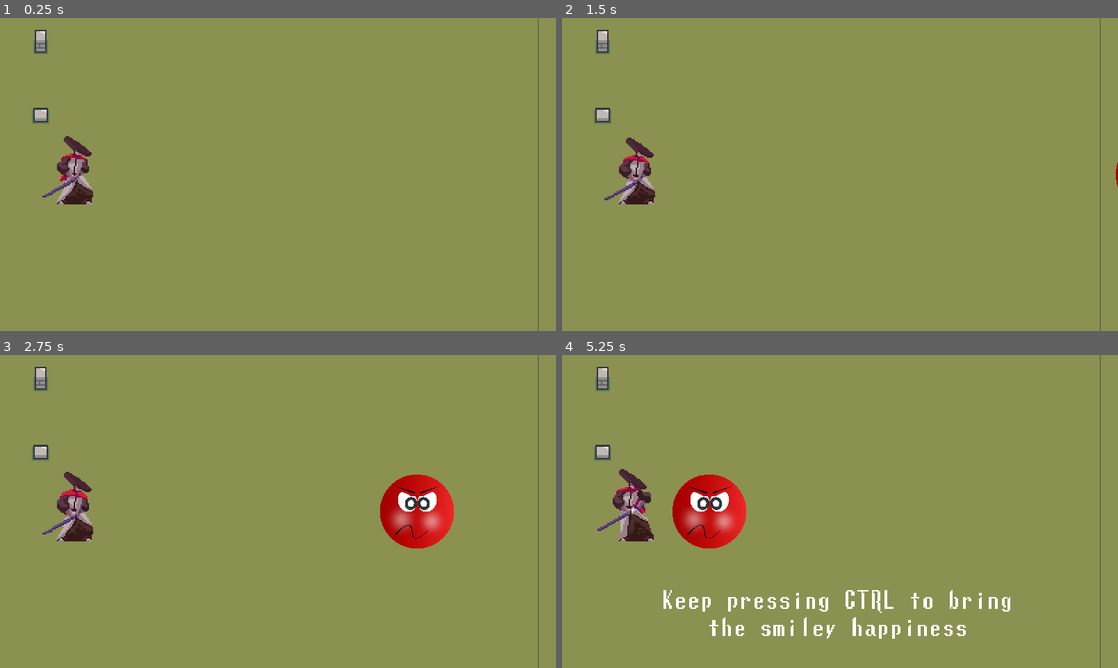
Above: before the commit, frames 1-4 (two rows, left to right).
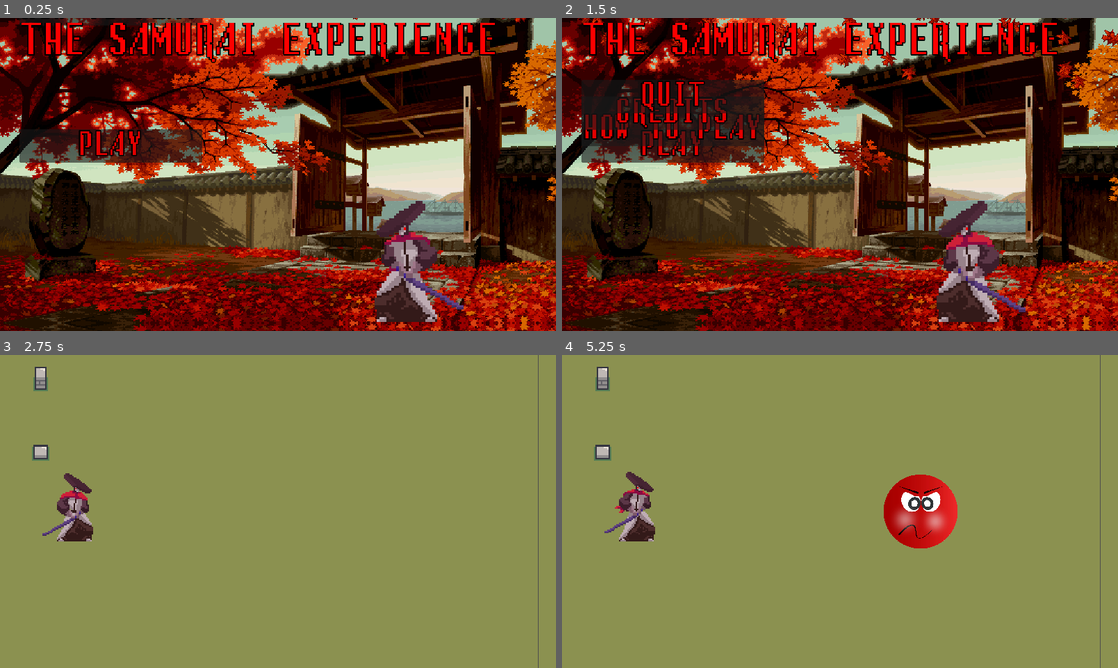
Above: after the commit, the same moments.

Repository: NemoDacremont/vampire_le_survivant
Game: Godot game, scene res://src/main_menu/main_menu.tscn
The game is run twice, just before and just after one commit, with the same random seed, the same clock (stepped at 60 frames per second) and the same inputs. Before the commit the project starts from res://src/maps/first_map/map.tscn.
Inputs (mouse positions are in pixels of both pictures, inside the frame that each line leads up to):
- Up to frame 1 (0.25 s): no input
- Up to frame 2 (1.5 s): click (673, 33) at 0.5 s, where only the run after the commit has a clickable "HOW TO PLAY"; click (673, 64) at 1.25 s, where only the run after the commit has a clickable "CREDITS"
- Up to frame 3 (2.75 s): click (111, 483) at 2 s, where only the run after the commit has a clickable "PLAY"
- Up to frame 4 (5.25 s): hold D (move_right) 2.78-3.53 s; tap K (fireball) at 2.85, 4.35 s; hold S (move_down) 3.53-4.28 s; tap Ctrl (segway) at 3.6, 5.1 s; hold D (move_right) 4.28-5.03 s; hold W (move_up) from 5.03 s (still down)

The runs differ from the first frame. In frame 1, 99% of the frame differs, in the area x 0-100%, y 0-100%; in frame 2, 99%; in frame 3, 2.8%; in frame 4, 7.4%.

Commit message:
Update menu (HTP + Credits)

Diff:
--- a/project.godot
+++ b/project.godot
@@ -11,7 +11,7 @@
 [application]
 
 config/name="vampire_le_survivant"
-run/main_scene="res://src/maps/first_map/map.tscn"
+run/main_scene="res://src/main_menu/main_menu.tscn"
 config/features=PackedStringArray("4.2", "Forward Plus")
 run/flush_stdout_on_print.debug=false
 boot_splash/bg_color=Color(0.141176, 0.141176, 0.141176, 1)
--- /dev/null
+++ b/src/main_menu/how_to_play_menu.gd
@@ -0,0 +1,12 @@
+extends CanvasLayer
+
+
+func _ready():
+	$AnimatedSprite2D.play("attack")
+
+func _process(_delta):
+	if $AnimatedSprite2D.frame == 9:
+		$AnimatedSprite2D.play("default")
+
+func _on_quit_pressed():
+	get_tree().change_scene_to_file("res://src/main_menu/main_menu.tscn")
--- /dev/null
+++ b/src/main_menu/how_to_play_menu.tscn
@@ -0,0 +1,234 @@
+[gd_scene load_steps=23 format=3 uid="uid://bt5vt54v7wxd4"]
+
+[ext_resource type="Texture2D" uid="uid://eklidgjid8j2" path="res://assets/main_menu/background_main_menu_alone.png" id="1_366b2"]
+[ext_resource type="Script" path="res://src/main_menu/how_to_play_menu.gd" id="1_cr3wr"]
+[ext_resource type="Texture2D" uid="uid://d2b3h1tojukgn" path="res://assets/main_menu/maple_leaf.png" id="2_p0gre"]
+[ext_resource type="Texture2D" uid="uid://d3xbi4sn06vy7" path="res://assets/Martial Hero/Sprites/Idle.png" id="3_8lp1q"]
+[ext_resource type="Texture2D" uid="uid://b4y3d73uykjbq" path="res://assets/Martial Hero/Sprites/Attack1.png" id="4_p0x2t"]
+[ext_resource type="FontFile" uid="uid://df1jyk2ulwlhf" path="res://assets/lunchds.ttf" id="6_i1kgg"]
+
+[sub_resource type="ParticleProcessMaterial" id="ParticleProcessMaterial_awobn"]
+particle_flag_disable_z = true
+emission_shape_offset = Vector3(600, 0, 0)
+emission_shape = 3
+emission_box_extents = Vector3(700, 10, 0)
+angle_max = 242.7
+direction = Vector3(0, 1, 0)
+initial_velocity_min = 22.47
+initial_velocity_max = 22.47
+gravity = Vector3(0, 98, 0)
+
+[sub_resource type="AtlasTexture" id="AtlasTexture_4n3m0"]
+atlas = ExtResource("4_p0x2t")
+region = Rect2(0, 0, 200, 200)
+
+[sub_resource type="AtlasTexture" id="AtlasTexture_hnqry"]
+atlas = ExtResource("4_p0x2t")
+region = Rect2(200, 0, 200, 200)
+
+[sub_resource type="AtlasTexture" id="AtlasTexture_aulsd"]
+atlas = ExtResource("4_p0x2t")
+region = Rect2(400, 0, 200, 200)
+
+[sub_resource type="AtlasTexture" id="AtlasTexture_fb5wc"]
+atlas = ExtResource("4_p0x2t")
+region = Rect2(600, 0, 200, 200)
+
+[sub_resource type="AtlasTexture" id="AtlasTexture_deq0a"]
+atlas = ExtResource("4_p0x2t")
+region = Rect2(800, 0, 200, 200)
+
+[sub_resource type="AtlasTexture" id="AtlasTexture_mocu8"]
+atlas = ExtResource("4_p0x2t")
+region = Rect2(1000, 0, 200, 200)
+
+[sub_resource type="AtlasTexture" id="AtlasTexture_t706j"]
+atlas = ExtResource("3_8lp1q")
+region = Rect2(0, 0, 200, 200)
+
+[sub_resource type="AtlasTexture" id="AtlasTexture_xtidt"]
+atlas = ExtResource("3_8lp1q")
+region = Rect2(200, 0, 200, 200)
+
+[sub_resource type="AtlasTexture" id="AtlasTexture_ppbex"]
+atlas = ExtResource("3_8lp1q")
+region = Rect2(400, 0, 200, 200)
+
+[sub_resource type="AtlasTexture" id="AtlasTexture_oap6f"]
+atlas = ExtResource("3_8lp1q")
+region = Rect2(600, 0, 200, 200)
+
+[sub_resource type="AtlasTexture" id="AtlasTexture_pcqkc"]
+atlas = ExtResource("3_8lp1q")
+region = Rect2(800, 0, 200, 200)
+
+[sub_resource type="AtlasTexture" id="AtlasTexture_vlud4"]
+atlas = ExtResource("3_8lp1q")
+region = Rect2(1000, 0, 200, 200)
+
+[sub_resource type="AtlasTexture" id="AtlasTexture_p4wcu"]
+atlas = ExtResource("3_8lp1q")
+region = Rect2(1200, 0, 200, 200)
+
+[sub_resource type="AtlasTexture" id="AtlasTexture_5tky2"]
+atlas = ExtResource("3_8lp1q")
+region = Rect2(1400, 0, 200, 200)
+
+[sub_resource type="SpriteFrames" id="SpriteFrames_f8ea3"]
+animations = [{
+"frames": [{
+"duration": 1.0,
+"texture": SubResource("AtlasTexture_4n3m0")
+}, {
+"duration": 1.0,
+"texture": SubResource("AtlasTexture_hnqry")
+}, {
+"duration": 1.0,
+"texture": SubResource("AtlasTexture_aulsd")
+}, {
+"duration": 1.0,
+"texture": SubResource("AtlasTexture_fb5wc")
+}, {
+"duration": 1.0,
+"texture": SubResource("AtlasTexture_deq0a")
+}, {
+"duration": 1.0,
+"texture": SubResource("AtlasTexture_mocu8")
+}, {
+"duration": 1.0,
+"texture": SubResource("AtlasTexture_fb5wc")
+}, {
+"duration": 1.0,
+"texture": SubResource("AtlasTexture_aulsd")
+}, {
+"duration": 1.0,
+"texture": SubResource("AtlasTexture_hnqry")
+}, {
+"duration": 1.0,
+"texture": SubResource("AtlasTexture_4n3m0")
+}],
+"loop": false,
+"name": &"attack",
+"speed": 5.0
+}, {
+"frames": [{
+"duration": 1.0,
+"texture": SubResource("AtlasTexture_t706j")
+}, {
+"duration": 1.0,
+"texture": SubResource("AtlasTexture_xtidt")
+}, {
+"duration": 1.0,
+"texture": SubResource("AtlasTexture_ppbex")
+}, {
+"duration": 1.0,
+"texture": SubResource("AtlasTexture_oap6f")
+}, {
+"duration": 1.0,
+"texture": SubResource("AtlasTexture_pcqkc")
+}, {
+"duration": 1.0,
+"texture": SubResource("AtlasTexture_vlud4")
+}, {
+"duration": 1.0,
+"texture": SubResource("AtlasTexture_p4wcu")
+}, {
+"duration": 1.0,
+"texture": SubResource("AtlasTexture_5tky2")
+}],
+"loop": true,
+"name": &"default",
+"speed": 8.0
+}]
+
+[node name="HowToPlayMenu" type="CanvasLayer"]
+script = ExtResource("1_cr3wr")
+
+[node name="Background" type="Sprite2D" parent="."]
+position = Vector2(576, 289)
+scale = Vector2(0.6, 0.6)
+texture = ExtResource("1_366b2")
+
+[node name="GPUParticles2D" type="GPUParticles2D" parent="."]
+amount = 100
+process_material = SubResource("ParticleProcessMaterial_awobn")
+texture = ExtResource("2_p0gre")
+lifetime = 4.0
+
+[node name="AnimatedSprite2D" type="AnimatedSprite2D" parent="."]
+position = Vector2(841, 519)
+scale = Vector2(5, 5)
+sprite_frames = SubResource("SpriteFrames_f8ea3")
+animation = &"attack"
+autoplay = "default"
+flip_h = true
+
+[node name="VBoxContainer" type="VBoxContainer" parent="."]
+offset_left = 89.0
+offset_top = 27.0
+offset_right = 889.0
+offset_bottom = 127.0
+
+[node name="RichTextLabel" type="RichTextLabel" parent="VBoxContainer"]
+layout_mode = 2
+size_flags_vertical = 3
+theme_override_colors/default_color = Color(1, 0, 0, 1)
+theme_override_colors/font_outline_color = Color(0, 0, 0, 1)
+theme_override_constants/outline_size = 10
+theme_override_fonts/normal_font = ExtResource("6_i1kgg")
+theme_override_font_sizes/normal_font_size = 60
+text = "HOW TO PLAY"
+
+[node name="VBoxContainer2" type="VBoxContainer" parent="."]
+offset_left = 58.0
+offset_top = 344.0
+offset_right = 370.0
+offset_bottom = 632.0
+
+[node name="RichTextLabel" type="RichTextLabel" parent="VBoxContainer2"]
+layout_mode = 2
+size_flags_vertical = 3
+theme_override_colors/default_color = Color(1, 0, 0, 1)
+theme_override_colors/font_outline_color = Color(0, 0, 0, 1)
+theme_override_constants/outline_size = 5
+theme_override_fonts/normal_font = ExtResource("6_i1kgg")
+theme_override_font_sizes/normal_font_size = 30
+text = "- Use WASD/ZQSD to move "
+
+[node name="RichTextLabel2" type="RichTextLabel" parent="VBoxContainer2"]
+layout_mode = 2
+size_flags_vertical = 3
+theme_override_colors/default_color = Color(1, 0, 0, 1)
+theme_override_colors/font_outline_color = Color(0, 0, 0, 1)
+theme_override_constants/outline_size = 5
+theme_override_fonts/normal_font = ExtResource("6_i1kgg")
+theme_override_font_sizes/normal_font_size = 30
+text = "- Hold Ctrl to attack"
+
+[node name="RichTextLabel3" type="RichTextLabel" parent="VBoxContainer2"]
+layout_mode = 2
+size_flags_vertical = 3
+theme_override_colors/default_color = Color(1, 0, 0, 1)
+theme_override_colors/font_outline_color = Color(0, 0, 0, 1)
+theme_override_constants/outline_size = 5
+theme_override_fonts/normal_font = ExtResource("6_i1kgg")
+theme_override_font_sizes/normal_font_size = 30
+text = "- Left Click on an upgrade to choose it "
+
+[node name="VBoxContainer3" type="VBoxContainer" parent="."]
+offset_left = 970.0
+offset_top = 534.0
+offset_right = 1131.0
+offset_bottom = 625.0
+
+[node name="Quit" type="Button" parent="VBoxContainer3"]
+layout_mode = 2
+size_flags_vertical = 8
+theme_override_colors/font_color = Color(0.890196, 0, 0, 1)
+theme_override_colors/font_outline_color = Color(0, 0, 0, 1)
+theme_override_constants/outline_size = 10
+theme_override_fonts/font = ExtResource("6_i1kgg")
+theme_override_font_sizes/font_size = 60
+text = "Exit"
+
+[connection signal="pressed" from="VBoxContainer3/Quit" to="." method="_on_quit_pressed"]
--- a/src/main_menu/main_menu.gd
+++ b/src/main_menu/main_menu.gd
@@ -10,3 +10,9 @@
 
 func _on_play_pressed():
 	get_tree().change_scene_to_file("res://src/maps/first_map/map.tscn")
+
+func _on_how_to_play_pressed():
+	get_tree().change_scene_to_file("res://src/main_menu/how_to_play_menu.tscn")
+
+func _on_parameters_pressed():
+	get_tree().change_scene_to_file("res://src/main_menu/settings.tscn")
--- a/src/main_menu/main_menu.tscn
+++ b/src/main_menu/main_menu.tscn
@@ -138,7 +138,8 @@
 scale = Vector2(5, 5)
 sprite_frames = SubResource("SpriteFrames_b13vc")
 autoplay = "default"
-frame_progress = 0.682249
+frame = 1
+frame_progress = 0.49632
 flip_h = true
 
 [node name="MarginContainer" type="MarginContainer" parent="."]
@@ -179,7 +180,7 @@
 theme_override_constants/outline_size = 10
 theme_override_fonts/font = ExtResource("5_sh5eo")
 theme_override_font_sizes/font_size = 60
-text = "PARAMETERS"
+text = "CREDITS"
 
 [node name="Quit" type="Button" parent="MarginContainer/VBoxContainer"]
 layout_mode = 2
@@ -196,5 +197,24 @@
 "": SubResource("AnimationLibrary_yabrf")
 }
 
+[node name="VBoxContainer" type="VBoxContainer" parent="."]
+offset_left = 45.0
+offset_top = 10.0
+offset_right = 1075.0
+offset_bottom = 109.0
+alignment = 1
+
+[node name="RichTextLabel" type="RichTextLabel" parent="VBoxContainer"]
+layout_mode = 2
+size_flags_vertical = 3
+theme_override_colors/default_color = Color(1, 0, 0, 1)
+theme_override_colors/font_outline_color = Color(0, 0, 0, 1)
+theme_override_constants/outline_size = 10
+theme_override_fonts/normal_font = ExtResource("5_sh5eo")
+theme_override_font_sizes/normal_font_size = 80
+text = "THE SAMURAI EXPERIENCE"
+
 [connection signal="pressed" from="MarginContainer/VBoxContainer/Play" to="." method="_on_play_pressed"]
+[connection signal="pressed" from="MarginContainer/VBoxContainer/HowToPlay" to="." method="_on_how_to_play_pressed"]
+[connection signal="pressed" from="MarginContainer/VBoxContainer/Parameters" to="." method="_on_parameters_pressed"]
 [connection signal="pressed" from="MarginContainer/VBoxContainer/Quit" to="." method="_on_quit_pressed"]
--- /dev/null
+++ b/src/main_menu/settings.gd
@@ -0,0 +1,9 @@
+extends CanvasLayer
+
+
+func _ready():
+	$AnimatedSprite2D.play("kneel")
+
+
+func _on_quit_pressed():
+	get_tree().change_scene_to_file("res://src/main_menu/main_menu.tscn")
--- /dev/null
+++ b/src/main_menu/settings.tscn
@@ -0,0 +1,246 @@
+[gd_scene load_steps=30 format=3 uid="uid://b7xsjf2ql35jw"]
+
+[ext_resource type="Script" path="res://src/main_menu/settings.gd" id="1_go8te"]
+[ext_resource type="Texture2D" uid="uid://eklidgjid8j2" path="res://assets/main_menu/background_main_menu_alone.png" id="2_2i0ys"]
+[ext_resource type="Texture2D" uid="uid://d2b3h1tojukgn" path="res://assets/main_menu/maple_leaf.png" id="3_5nbyv"]
+[ext_resource type="Texture2D" uid="uid://b4y3d73uykjbq" path="res://assets/Martial Hero/Sprites/Attack1.png" id="4_sixod"]
+[ext_resource type="Texture2D" uid="uid://d3xbi4sn06vy7" path="res://assets/Martial Hero/Sprites/Idle.png" id="5_3exm7"]
+[ext_resource type="Texture2D" uid="uid://bguhelbk2tll" path="res://assets/Martial Hero/Sprites/Death.png" id="6_s53c4"]
+[ext_resource type="FontFile" uid="uid://df1jyk2ulwlhf" path="res://assets/lunchds.ttf" id="7_3apsl"]
+
+[sub_resource type="ParticleProcessMaterial" id="ParticleProcessMaterial_awobn"]
+particle_flag_disable_z = true
+emission_shape_offset = Vector3(600, 0, 0)
+emission_shape = 3
+emission_box_extents = Vector3(700, 10, 0)
+angle_max = 242.7
+direction = Vector3(0, 1, 0)
+initial_velocity_min = 22.47
+initial_velocity_max = 22.47
+gravity = Vector3(0, 98, 0)
+
+[sub_resource type="AtlasTexture" id="AtlasTexture_4n3m0"]
+atlas = ExtResource("4_sixod")
+region = Rect2(0, 0, 200, 200)
+
+[sub_resource type="AtlasTexture" id="AtlasTexture_hnqry"]
+atlas = ExtResource("4_sixod")
+region = Rect2(200, 0, 200, 200)
+
+[sub_resource type="AtlasTexture" id="AtlasTexture_aulsd"]
+atlas = ExtResource("4_sixod")
+region = Rect2(400, 0, 200, 200)
+
+[sub_resource type="AtlasTexture" id="AtlasTexture_fb5wc"]
+atlas = ExtResource("4_sixod")
+region = Rect2(600, 0, 200, 200)
+
+[sub_resource type="AtlasTexture" id="AtlasTexture_deq0a"]
+atlas = ExtResource("4_sixod")
+region = Rect2(800, 0, 200, 200)
+
+[sub_resource type="AtlasTexture" id="AtlasTexture_mocu8"]
+atlas = ExtResource("4_sixod")
+region = Rect2(1000, 0, 200, 200)
+
+[sub_resource type="AtlasTexture" id="AtlasTexture_t706j"]
+atlas = ExtResource("5_3exm7")
+region = Rect2(0, 0, 200, 200)
+
+[sub_resource type="AtlasTexture" id="AtlasTexture_xtidt"]
+atlas = ExtResource("5_3exm7")
+region = Rect2(200, 0, 200, 200)
+
+[sub_resource type="AtlasTexture" id="AtlasTexture_ppbex"]
+atlas = ExtResource("5_3exm7")
+region = Rect2(400, 0, 200, 200)
+
+[sub_resource type="AtlasTexture" id="AtlasTexture_oap6f"]
+atlas = ExtResource("5_3exm7")
+region = Rect2(600, 0, 200, 200)
+
+[sub_resource type="AtlasTexture" id="AtlasTexture_pcqkc"]
+atlas = ExtResource("5_3exm7")
+region = Rect2(800, 0, 200, 200)
+
+[sub_resource type="AtlasTexture" id="AtlasTexture_vlud4"]
+atlas = ExtResource("5_3exm7")
+region = Rect2(1000, 0, 200, 200)
+
+[sub_resource type="AtlasTexture" id="AtlasTexture_p4wcu"]
+atlas = ExtResource("5_3exm7")
+region = Rect2(1200, 0, 200, 200)
+
+[sub_resource type="AtlasTexture" id="AtlasTexture_5tky2"]
+atlas = ExtResource("5_3exm7")
+region = Rect2(1400, 0, 200, 200)
+
+[sub_resource type="AtlasTexture" id="AtlasTexture_hcglc"]
+atlas = ExtResource("6_s53c4")
+region = Rect2(0, 0, 200, 200)
+
+[sub_resource type="AtlasTexture" id="AtlasTexture_08j6f"]
+atlas = ExtResource("6_s53c4")
+region = Rect2(200, 0, 200, 200)
+
+[sub_resource type="AtlasTexture" id="AtlasTexture_ab1kr"]
+atlas = ExtResource("6_s53c4")
+region = Rect2(400, 0, 200, 200)
+
+[sub_resource type="AtlasTexture" id="AtlasTexture_xieyp"]
+atlas = ExtResource("6_s53c4")
+region = Rect2(600, 0, 200, 200)
+
+[sub_resource type="AtlasTexture" id="AtlasTexture_ofuti"]
+atlas = ExtResource("6_s53c4")
+region = Rect2(800, 0, 200, 200)
+
+[sub_resource type="AtlasTexture" id="AtlasTexture_geulh"]
+atlas = ExtResource("6_s53c4")
+region = Rect2(1000, 0, 200, 200)
+
+[sub_resource type="SpriteFrames" id="SpriteFrames_f8ea3"]
+animations = [{
+"frames": [{
+"duration": 1.0,
+"texture": SubResource("AtlasTexture_4n3m0")
+}, {
+"duration": 1.0,
+"texture": SubResource("AtlasTexture_hnqry")
+}, {
+"duration": 1.0,
+"texture": SubResource("AtlasTexture_aulsd")
+}, {
+"duration": 1.0,
+"texture": SubResource("AtlasTexture_fb5wc")
+}, {
+"duration": 1.0,
+"texture": SubResource("AtlasTexture_deq0a")
+}, {
+"duration": 1.0,
+"texture": SubResource("AtlasTexture_mocu8")
+}, {
+"duration": 1.0,
+"texture": SubResource("AtlasTexture_fb5wc")
+}, {
+"duration": 1.0,
+"texture": SubResource("AtlasTexture_aulsd")
+}, {
+"duration": 1.0,
+"texture": SubResource("AtlasTexture_hnqry")
+}, {
+"duration": 1.0,
+"texture": SubResource("AtlasTexture_4n3m0")
+}],
+"loop": false,
+"name": &"attack",
+"speed": 5.0
+}, {
+"frames": [{
+"duration": 1.0,
+"texture": SubResource("AtlasTexture_t706j")
+}, {
+"duration": 1.0,
+"texture": SubResource("AtlasTexture_xtidt")
+}, {
+"duration": 1.0,
+"texture": SubResource("AtlasTexture_ppbex")
+}, {
+"duration": 1.0,
+"texture": SubResource("AtlasTexture_oap6f")
+}, {
+"duration": 1.0,
+"texture": SubResource("AtlasTexture_pcqkc")
+}, {
+"duration": 1.0,
+"texture": SubResource("AtlasTexture_vlud4")
+}, {
+"duration": 1.0,
+"texture": SubResource("AtlasTexture_p4wcu")
+}, {
+"duration": 1.0,
+"texture": SubResource("AtlasTexture_5tky2")
+}],
+"loop": true,
+"name": &"default",
+"speed": 8.0
+}, {
+"frames": [{
+"duration": 1.0,
+"texture": SubResource("AtlasTexture_hcglc")
+}, {
+"duration": 1.0,
+"texture": SubResource("AtlasTexture_08j6f")
+}, {
+"duration": 1.0,
+"texture": SubResource("AtlasTexture_ab1kr")
+}, {
+"duration": 1.0,
+"texture": SubResource("AtlasTexture_xieyp")
+}, {
+"duration": 1.0,
+"texture": SubResource("AtlasTexture_ofuti")
+}, {
+"duration": 1.0,
+"texture": SubResource("AtlasTexture_geulh")
+}],
+"loop": false,
+"name": &"kneel",
+"speed": 5.0
+}]
+
+[node name="HowToPlayMenu" type="CanvasLayer"]
+script = ExtResource("1_go8te")
+
+[node name="Background" type="Sprite2D" parent="."]
+position = Vector2(576, 289)
+scale = Vector2(0.6, 0.6)
+texture = ExtResource("2_2i0ys")
+
+[node name="GPUParticles2D" type="GPUParticles2D" parent="."]
+amount = 100
+process_material = SubResource("ParticleProcessMaterial_awobn")
+texture = ExtResource("3_5nbyv")
+lifetime = 4.0
+
+[node name="AnimatedSprite2D" type="AnimatedSprite2D" parent="."]
+position = Vector2(841, 519)
+scale = Vector2(5, 5)
+sprite_frames = SubResource("SpriteFrames_f8ea3")
+animation = &"kneel"
+autoplay = "default"
+flip_h = true
+
+[node name="VBoxContainer" type="VBoxContainer" parent="."]
+offset_left = 89.0
+offset_top = 27.0
+offset_right = 889.0
+offset_bottom = 127.0
+
+[node name="RichTextLabel" type="RichTextLabel" parent="VBoxContainer"]
+layout_mode = 2
+size_flags_vertical = 3
+theme_override_colors/default_color = Color(1, 0, 0, 1)
+theme_override_colors/font_outline_color = Color(0, 0, 0, 1)
+theme_override_constants/outline_size = 10
+theme_override_fonts/normal_font = ExtResource("7_3apsl")
+theme_override_font_sizes/normal_font_size = 60
+text = "CREDITS"
+
+[node name="VBoxContainer3" type="VBoxContainer" parent="."]
+offset_left = 970.0
+offset_top = 534.0
+offset_right = 1131.0
+offset_bottom = 625.0
+
+[node name="Quit" type="Button" parent="VBoxContainer3"]
+layout_mode = 2
+size_flags_vertical = 8
+theme_override_colors/font_color = Color(0.890196, 0, 0, 1)
+theme_override_colors/font_outline_color = Color(0, 0, 0, 1)
+theme_override_constants/outline_size = 10
+theme_override_fonts/font = ExtResource("7_3apsl")
+theme_override_font_sizes/font_size = 60
+text = "Exit"
+
+[connection signal="pressed" from="VBoxContainer3/Quit" to="." method="_on_quit_pressed"]
--- a/src/maps/first_map/map.gd
+++ b/src/maps/first_map/map.gd
@@ -1,7 +1,9 @@
 extends Node2D
+
 
 const DEFAULT_SPAWN_RATE: float = .05
 const DEFAULT_MAX_HP_PLAYER: float = 500
+
 
 @onready var _Enemy = load("res://src/enemies/enemy.tscn")
 @onready var _Little_Enemy = load("res://src/enemies/little_enemy.tscn")
